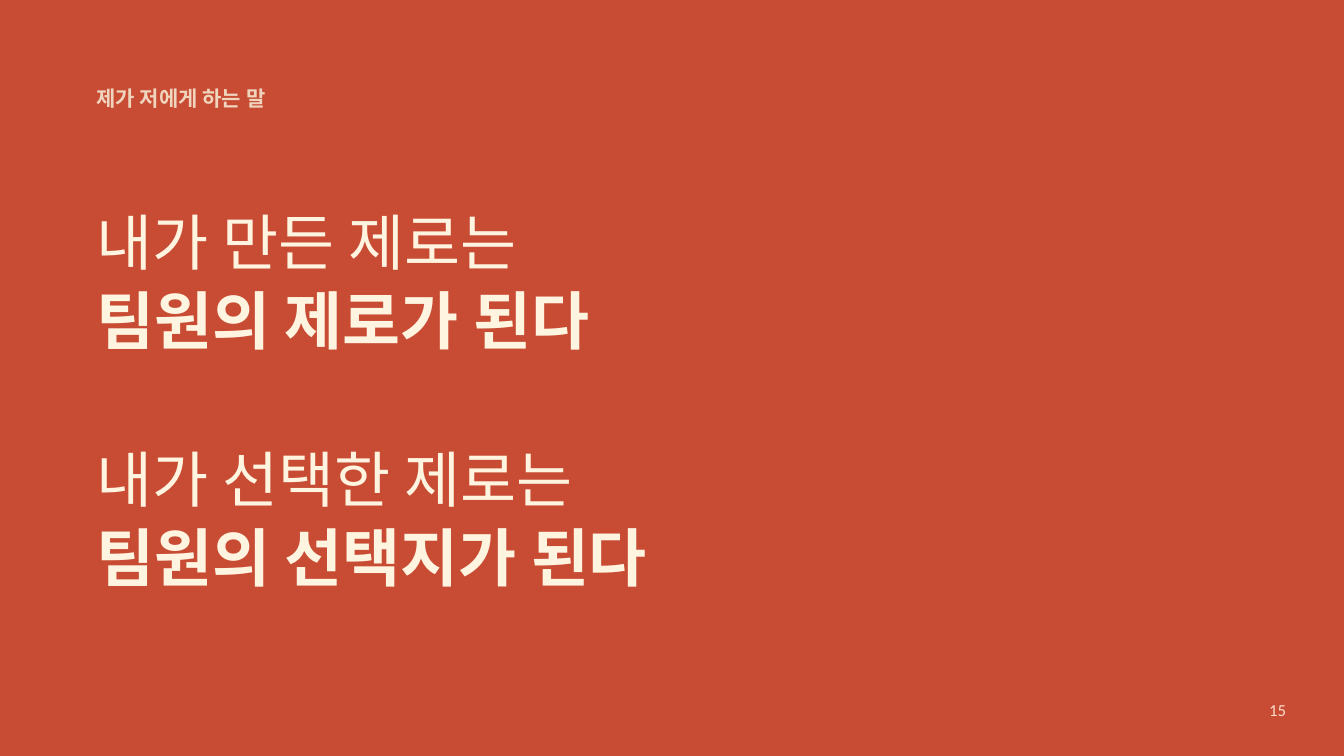
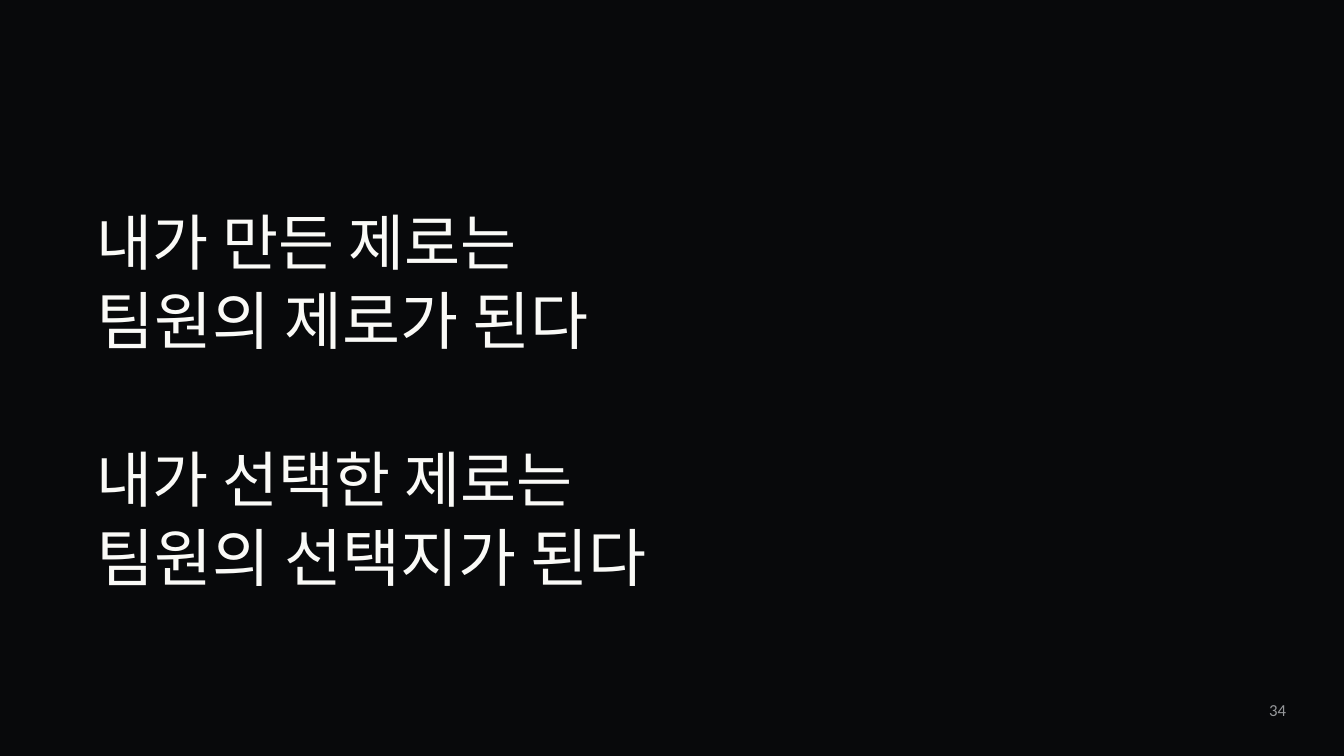
Before and after one commit to jaeyoung5178-bot/Presence, a slide deck: slide 34 of education/mentality/nozero400/NoZero-400Days.pptx (slide 15 before the commit). Drawn at 1344x756 pixels with LibreOffice and Linux fonts; fonts in the diff are those of the drawing. Boxes give left, top, right and bottom in pixels: in the first picture for what was removed or moved away, otherwise in the second. Text is boxed around its words. In the diff, an @@ line names an element or a change of style, - is before the commit and + after.

```diff
--- a/education/mentality/nozero400/NoZero-400Days.pptx
+++ b/education/mentality/nozero400/NoZero-400Days.pptx
@@ background #C84B34 to #08090B @@
@@ text removed at (x1=97, y1=88, x2=265, y2=108) @@
-제가 저에게 하는 말
@@ text "내가 만든 제로는" at (x1=97, y1=214, x2=516, y2=270): text colour #FFF4DF to #FAFAF7 @@
@@ text "팀원의 제로가 된다" at (x1=97, y1=292, x2=589, y2=349): text colour #FFF4DF to #FAFAF7, bold off @@
@@ text "내가 선택한 제로는" at (x1=97, y1=451, x2=572, y2=507): text colour #FFF4DF to #FAFAF7 @@
@@ text "팀원의 선택지가 된다" at (x1=97, y1=529, x2=647, y2=586): text colour #FFF4DF to #FAFAF7, bold off @@
@@ text at (x1=1269, y1=705, x2=1286, y2=716): text changed; text colour #F8DCCB to #96989B @@
-15
+34
```
Also in this commit, not shown: 6 other slides changed, 28 slides added, 9 slides removed, 31 other files.
